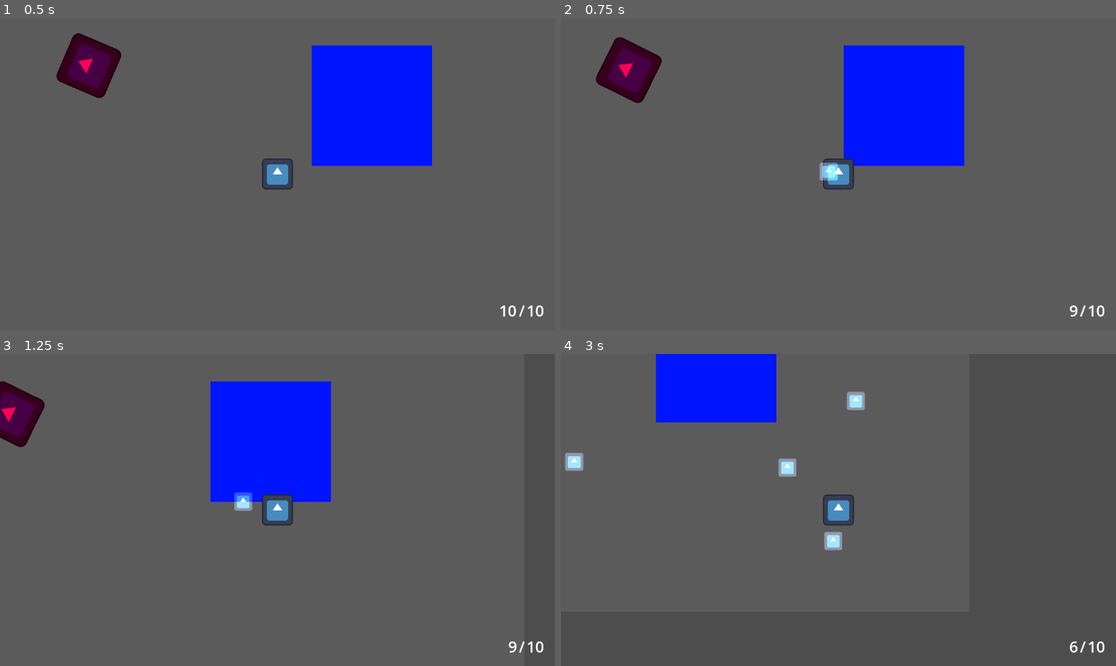
Above: before the commit, frames 1-4 (two rows, left to right).
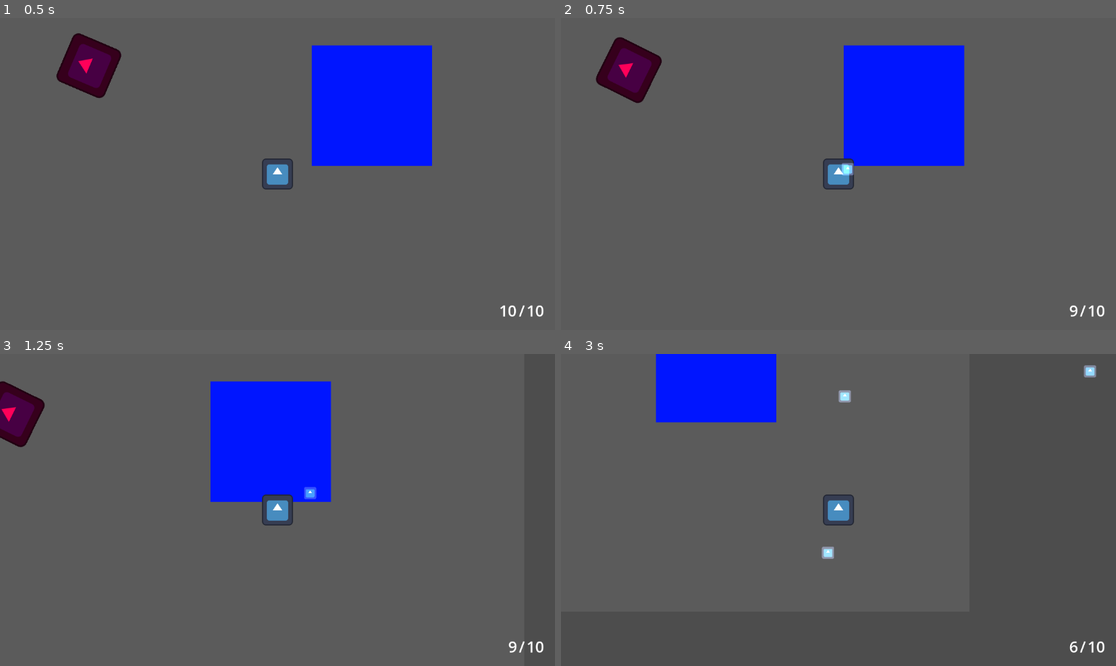
Above: after the commit, the same moments.

Repository: DeepRestGames/pirate-software-game-jam-17
Game: Godot game, scene res://Scenes/TestScene.tscn
Same seed, same stepped clock (60 frames per second), same inputs: the game is played once before the commit and once after it. The engine's default icon, where the game draws it, is replaced by a stand-in: a white triangle on a blue panel in a dark square.
Inputs (mouse positions are in pixels of both pictures, inside the frame that each line leads up to):
- Up to frame 1 (0.5 s): no input
- Up to frame 2 (0.75 s): move the mouse to (960, 158) at 0.52 s; press the mouse at (960, 158) at 0.53 s; hold D (move_right) from 0.53 s (still down)
- Up to frame 3 (1.25 s): keep holding D (move_right)
- Up to frame 4 (3 s): move the mouse to (727, 525) at 1.27 s; release D (move_right) at 1.28 s; release the mouse at (727, 525) at 1.28 s; hold S (move_down) 1.28-2.03 s; click (727, 525) at 1.35 s; move the mouse to (894, 441) at 2.02 s; press the mouse at (894, 441) at 2.03 s; hold D (move_right) 2.03-2.78 s; move the mouse to (810, 572) at 2.77 s; release the mouse at (810, 572) at 2.78 s; hold W (move_up) from 2.78 s (still down); click (810, 572) at 2.85 s

Frame 1 is identical in both runs. In frame 2, 0.3% of the frame differs, in the area x 46-53%, y 46-53%; in frame 3, 0.3%; in frame 4, 1.0%, in the area x 0-97%, y 3-66%.

Commit message:
Fixed enemies sometimes not taking damage. Added enemy spawner (can be destroyed)

Diff:
--- a/if_onlyone_savemission/Scenes/Enemies/EnemyProjectile.tscn
+++ b/if_onlyone_savemission/Scenes/Enemies/EnemyProjectile.tscn
@@ -12,7 +12,7 @@
 [node name="EnemyProjectile" type="StaticBody2D" groups=["Enemies"]]
 z_index = 10
 scale = Vector2(1.5, 1.5)
-collision_layer = 2
+collision_layer = 32
 collision_mask = 5
 script = ExtResource("1_nyg1c")
 
--- a/if_onlyone_savemission/Scenes/Enemies/EnemyRanged.tscn
+++ b/if_onlyone_savemission/Scenes/Enemies/EnemyRanged.tscn
@@ -10,7 +10,7 @@
 z_index = 10
 scale = Vector2(0.6, 0.6)
 collision_layer = 2
-collision_mask = 21
+collision_mask = 5
 motion_mode = 1
 wall_min_slide_angle = 0.0
 script = ExtResource("1_1at0e")
@@ -42,4 +42,13 @@
 position = Vector2(38, 0)
 collision_mask = 5
 
+[node name="Hitbox" type="Area2D" parent="."]
+collision_layer = 0
+collision_mask = 16
+monitorable = false
+
+[node name="CollisionShape2D" type="CollisionShape2D" parent="Hitbox"]
+shape = SubResource("CircleShape2D_w56bn")
+
 [connection signal="timeout" from="PathCalculationTimer" to="." method="_on_path_calculation_timer_timeout"]
+[connection signal="body_entered" from="Hitbox" to="." method="_on_hitbox_body_entered"]
--- a/if_onlyone_savemission/Scenes/Enemies/EnemyRangedStatic.tscn
+++ b/if_onlyone_savemission/Scenes/Enemies/EnemyRangedStatic.tscn
@@ -6,10 +6,11 @@
 [sub_resource type="CircleShape2D" id="CircleShape2D_w56bn"]
 radius = 60.0
 
-[node name="EnemyRangedStatic" type="StaticBody2D"]
+[node name="EnemyRangedStatic" type="Area2D"]
 z_index = 10
 collision_layer = 2
 collision_mask = 21
+monitorable = false
 script = ExtResource("1_4fjkt")
 
 [node name="CollisionShape2D" type="CollisionShape2D" parent="."]
@@ -22,3 +23,5 @@
 
 [node name="RayCast2D" type="RayCast2D" parent="."]
 collision_mask = 9
+
+[connection signal="body_entered" from="." to="." method="_on_body_entered"]
--- a/if_onlyone_savemission/Scenes/Enemies/EnemySpawnPoint.tscn
+++ b/if_onlyone_savemission/Scenes/Enemies/EnemySpawnPoint.tscn
@@ -1,7 +1,7 @@
-[gd_scene load_steps=15 format=3 uid="uid://l8vxen63cqn3"]
+[gd_scene load_steps=16 format=3 uid="uid://l8vxen63cqn3"]
 
-[ext_resource type="Script" uid="uid://ddjxpocaoys77" path="res://Scripts/Enemies/EnemySpawnPoint.gd" id="1_ber4e"]
-[ext_resource type="Texture2D" uid="uid://bg6mxyh4bxw88" path="res://Assets/Particles/kenney_particle-pack/PNG (Transparent)/magic_01.png" id="2_08prh"]
+[ext_resource type="Script" uid="uid://0k8bm3l7bf6g" path="res://Scripts/Enemies/EnemySpawnPoint.gd" id="1_ber4e"]
+[ext_resource type="Texture2D" uid="uid://cv8hmxb7wdyar" path="res://icon.svg" id="2_ll1yw"]
 
 [sub_resource type="Curve" id="Curve_77gy5"]
 _data = [Vector2(0.238325, 0), 0.0, 0.349748, 0, 0, Vector2(1, 1), 3.02371, 0.0, 0, 0]
@@ -58,7 +58,13 @@
 alpha_curve = SubResource("CurveTexture_sn62s")
 emission_curve = SubResource("CurveTexture_0gwvn")
 
-[node name="EnemySpawnPoint" type="Node2D"]
+[sub_resource type="CircleShape2D" id="CircleShape2D_ll1yw"]
+radius = 70.0
+
+[node name="EnemySpawnPoint" type="Area2D"]
+collision_layer = 2
+collision_mask = 16
+monitorable = false
 script = ExtResource("1_ber4e")
 
 [node name="EnemiesSpawnTimer" type="Timer" parent="."]
@@ -66,25 +72,33 @@
 [node name="EnemiesParentNode" type="Node2D" parent="."]
 
 [node name="EnemySpawnBuildup_GPUParticles2D" type="GPUParticles2D" parent="."]
+visible = false
 z_index = 5
 z_as_relative = false
 emitting = false
 amount = 80
-process_material = SubResource("ParticleProcessMaterial_racaa")
-texture = ExtResource("2_08prh")
 lifetime = 5.0
 one_shot = true
 explosiveness = 1.0
+process_material = SubResource("ParticleProcessMaterial_racaa")
 
 [node name="EnemySpawnFlare_GPUParticles2D" type="GPUParticles2D" parent="."]
+visible = false
 z_index = 5
 z_as_relative = false
 emitting = false
 amount = 80
-process_material = SubResource("ParticleProcessMaterial_7grtx")
-texture = ExtResource("2_08prh")
 lifetime = 0.2
 one_shot = true
 explosiveness = 1.0
+process_material = SubResource("ParticleProcessMaterial_7grtx")
 
+[node name="SpawnPointSprite" type="Sprite2D" parent="."]
+modulate = Color(0, 0, 1, 1)
+texture = ExtResource("2_ll1yw")
+
+[node name="CollisionShape2D" type="CollisionShape2D" parent="."]
+shape = SubResource("CircleShape2D_ll1yw")
+
+[connection signal="body_entered" from="." to="." method="_on_body_entered"]
 [connection signal="timeout" from="EnemiesSpawnTimer" to="." method="_on_enemies_spawn_timer_timeout"]
--- a/if_onlyone_savemission/Scenes/Enemies/EnemyWalking.tscn
+++ b/if_onlyone_savemission/Scenes/Enemies/EnemyWalking.tscn
@@ -10,7 +10,7 @@
 z_index = 10
 scale = Vector2(0.85, 0.85)
 collision_layer = 2
-collision_mask = 21
+collision_mask = 5
 motion_mode = 1
 wall_min_slide_angle = 0.0
 script = ExtResource("1_5dndt")
@@ -34,4 +34,13 @@
 wait_time = 0.3
 autostart = true
 
+[node name="Hitbox" type="Area2D" parent="."]
+collision_layer = 0
+collision_mask = 16
+monitorable = false
+
+[node name="CollisionShape2D" type="CollisionShape2D" parent="Hitbox"]
+shape = SubResource("CircleShape2D_6hjse")
+
 [connection signal="timeout" from="PathCalculationTimer" to="." method="_on_path_calculation_timer_timeout"]
+[connection signal="body_entered" from="Hitbox" to="." method="_on_hitbox_body_entered"]
--- a/if_onlyone_savemission/Scenes/Player/Player.tscn
+++ b/if_onlyone_savemission/Scenes/Player/Player.tscn
@@ -8,7 +8,7 @@
 radius = 40.0
 
 [node name="Player" type="CharacterBody2D" groups=["Player"]]
-collision_mask = 6
+collision_mask = 38
 script = ExtResource("1_kyqiw")
 
 [node name="CollisionShape2D" type="CollisionShape2D" parent="."]
--- a/if_onlyone_savemission/Scenes/Player/PlayerProjectile.tscn
+++ b/if_onlyone_savemission/Scenes/Player/PlayerProjectile.tscn
@@ -9,11 +9,11 @@
 [sub_resource type="CircleShape2D" id="CircleShape2D_bi23y"]
 radius = 15.0
 
-[node name="PlayerProjectile" type="StaticBody2D"]
+[node name="PlayerProjectile" type="RigidBody2D" groups=["PlayerProjectile"]]
 z_index = 10
-scale = Vector2(1.5, 1.5)
 collision_layer = 16
 collision_mask = 6
+gravity_scale = 0.0
 script = ExtResource("1_qvbyf")
 
 [node name="ProjectileSprite" type="Sprite2D" parent="."]
--- a/if_onlyone_savemission/Scripts/Enemies/EnemyBase.gd
+++ b/if_onlyone_savemission/Scripts/Enemies/EnemyBase.gd
@@ -5,6 +5,8 @@
 var player: Player
 
 @onready var navigation_agent = $NavigationAgent2D as NavigationAgent2D
+
+@export var hp: int = 1
 
 
 func _ready() -> void:
@@ -22,4 +24,7 @@
 	#EventBus.emit_signal("play_thunder_sfx")
 	#EventBus.emit_signal("play_lightning_sfx", -5)
 	#EventBus.emit_signal("screen_shake")
-	queue_free()
+
+	hp -= 1
+	if hp <= 0:
+		queue_free()
--- a/if_onlyone_savemission/Scripts/Enemies/EnemyRanged.gd
+++ b/if_onlyone_savemission/Scripts/Enemies/EnemyRanged.gd
@@ -24,7 +24,7 @@
 func _physics_process(delta: float) -> void:
 	current_shooting_cooldown -= delta
 	handle_line_of_sight(delta)
-	handle_collisions()
+	move_and_slide()
 
 
 func handle_line_of_sight(delta):
@@ -69,14 +69,6 @@
 	velocity = direction * MOVEMENT_SPEED
 
 
-func handle_collisions():
-	if move_and_slide():
-		for i in get_slide_collision_count():
-			var collision = get_slide_collision(i)
-			if collision.get_collider().is_in_group("Boomerang"):
-				take_damage()
-
-
 func shoot():
 	var projectile_instance = projectile_scene.instantiate()
 	projectile_instance.global_position = position
@@ -93,3 +85,10 @@
 
 func _on_path_calculation_timer_timeout() -> void:
 	make_path()
+
+
+func _on_hitbox_body_entered(body: Node2D) -> void:
+	if body.is_in_group("PlayerProjectile"):
+		print("Enemy hit by projectile")
+		body.queue_free()
+		take_damage()
--- a/if_onlyone_savemission/Scripts/Enemies/EnemyRangedStatic.gd
+++ b/if_onlyone_savemission/Scripts/Enemies/EnemyRangedStatic.gd
@@ -1,5 +1,5 @@
 class_name EnemyRangedStatic
-extends StaticBody2D
+extends Area2D
 
 
 var player: Player
@@ -10,6 +10,8 @@
 
 @export var shooting_cooldown: float = 2.5
 var current_shooting_cooldown = 0
+
+@export var hp: int = 5
 
 
 func _ready() -> void:
@@ -35,3 +37,15 @@
 	var projectile_instance = projectile_scene.instantiate()
 	projectile_instance.global_position = position
 	get_parent().add_child(projectile_instance)
+
+
+func take_damage() -> void:
+	hp -= 1
+	if hp <= 0:
+		queue_free()
+
+
+func _on_body_entered(body: Node2D) -> void:
+	if body.is_in_group("PlayerProjectile"):
+		body.queue_free()
+		take_damage()
--- /dev/null
+++ b/if_onlyone_savemission/Scripts/Enemies/EnemySpawnPoint.gd
@@ -0,0 +1,104 @@
+extends Area2D
+
+
+@onready var enemies_parent_node = $EnemiesParentNode
+@onready var enemies_spawn_timer = $EnemiesSpawnTimer as Timer
+#@onready var enemy_spawn_buildup_particles = $EnemySpawnBuildup_GPUParticles2D as GPUParticles2D
+#@onready var enemy_spawn_flare_particles = $EnemySpawnFlare_GPUParticles2D as GPUParticles2D
+
+@export var enemy_scene: PackedScene
+@export_custom(PROPERTY_HINT_NONE, "suffix:s") var spawn_cooldown: float = 1.5
+@export_custom(PROPERTY_HINT_NONE, "suffix:s") var initial_spawn_wait_time: float = 3
+## To spawn enemies indefinitely, set this to -1
+@export var max_enemies_number: int = 3
+
+@export_category("Difficulty ramp up")
+@export var hard_enemy_scene: PackedScene
+@export_custom(PROPERTY_HINT_NONE, "suffix:s") var hard_spawn_cooldown: float = 0.5
+## To spawn enemies indefinitely, set this to -1
+@export var hard_max_enemies_number: int = -1
+
+var enemies_left_to_spawn: int
+var is_difficulty_ramped_up = false
+
+@export var hp: int = 1
+
+
+func _ready() -> void:
+	enemies_spawn_timer.wait_time = spawn_cooldown
+	enemies_left_to_spawn = max_enemies_number
+
+	EventBus.connect("difficulty_ramp_up", difficulty_ramp_up)
+	EventBus.connect("difficulty_down", difficulty_down)
+
+	await get_tree().create_timer(initial_spawn_wait_time).timeout
+	enemies_spawn_timer.start()
+
+	#if enemy_scene != null:
+		#enemy_spawn_buildup_particles.lifetime = spawn_cooldown
+		#enemy_spawn_buildup_particles.restart()
+
+	# Pretty ugly, but needed to fix first time instancing stuttering
+	#enemy_spawn_buildup_particles.emitting = true
+	#enemy_spawn_buildup_particles.emitting = false
+	#enemy_spawn_flare_particles.emitting = true
+	#enemy_spawn_flare_particles.emitting = false
+
+
+func difficulty_ramp_up():
+	is_difficulty_ramped_up = true
+	enemies_left_to_spawn = hard_max_enemies_number
+	enemies_spawn_timer.wait_time = hard_spawn_cooldown
+
+	#enemy_spawn_buildup_particles.lifetime = hard_spawn_cooldown
+
+	enemies_spawn_timer.start()
+	#enemy_spawn_buildup_particles.restart()
+
+
+func difficulty_down():
+	is_difficulty_ramped_up = false
+	enemies_left_to_spawn = max_enemies_number
+	enemies_spawn_timer.wait_time = spawn_cooldown
+
+	#enemy_spawn_buildup_particles.lifetime = spawn_cooldown
+
+	enemies_spawn_timer.start()
+	#enemy_spawn_buildup_particles.restart()
+
+
+func _on_enemies_spawn_timer_timeout() -> void:
+	var enemy_instance
+
+	if not is_difficulty_ramped_up:
+		if enemy_scene == null:
+			return
+		enemy_instance = enemy_scene.instantiate()
+	else:
+		if hard_enemy_scene == null:
+			return
+		enemy_instance = hard_enemy_scene.instantiate()
+
+	enemies_parent_node.add_child(enemy_instance)
+	EventBus.emit_signal("play_enemy_spawn_sound")
+
+	#enemy_spawn_flare_particles.restart()
+
+	enemies_left_to_spawn -= 1
+	if enemies_left_to_spawn == 0:
+		enemies_spawn_timer.stop()
+
+	#if not enemies_spawn_timer.is_stopped():
+		#enemy_spawn_buildup_particles.restart()
+
+
+func take_damage() -> void:
+	hp -= 1
+	if hp <= 0:
+		queue_free()
+
+
+func _on_body_entered(body: Node2D) -> void:
+	if body.is_in_group("PlayerProjectile"):
+		body.queue_free()
+		take_damage()
--- a/if_onlyone_savemission/Scripts/Enemies/EnemyWalking.gd
+++ b/if_onlyone_savemission/Scripts/Enemies/EnemyWalking.gd
@@ -21,13 +21,7 @@
 	rotation = lerp_angle(rotation, direction.angle(), ROTATION_SPEED * delta)
 
 	velocity = direction * MOVEMENT_SPEED
-
-	if move_and_slide():
-		for i in get_slide_collision_count():
-			var collision = get_slide_collision(i)
-
-			if collision.get_collider().is_in_group("Boomerang"):
-				take_damage()
+	move_and_slide()
 
 
 func stop_chasing_player():
@@ -40,3 +34,9 @@
 
 func _on_path_calculation_timer_timeout() -> void:
 	make_path()
+
+
+func _on_hitbox_body_entered(body: Node2D) -> void:
+	if body.is_in_group("PlayerProjectile"):
+		body.queue_free()
+		take_damage()
--- a/if_onlyone_savemission/Scripts/Player/PlayerProjectile.gd
+++ b/if_onlyone_savemission/Scripts/Player/PlayerProjectile.gd
@@ -1,7 +1,7 @@
-extends StaticBody2D
+extends RigidBody2D
 
 
-@export var PROJECTILE_SPEED: float = 200
+@export var PROJECTILE_SPEED: float = 400
 var direction: Vector2
 
 
@@ -19,5 +19,5 @@
 			pass
 			#EventBus.emit_signal("spawn_spark_particles", global_position)
 			#EventBus.emit_signal("play_projectile_deflect_sfx")
-
-		queue_free()
+		else:
+			queue_free()
--- a/if_onlyone_savemission/project.godot
+++ b/if_onlyone_savemission/project.godot
@@ -22,6 +22,7 @@
 [global_group]
 
 Player=""
+PlayerProjectile=""
 
 [input]
 
@@ -57,6 +58,7 @@
 2d_physics/layer_2="Enemies"
 2d_physics/layer_3="Environment"
 2d_physics/layer_5="PlayerProjectile"
+2d_physics/layer_6="EnemyProjectile"
 
 [rendering]
 
Not shown, added: if_onlyone_savemission/Scripts/Enemies/EnemySpawnPoint.gd.uid
